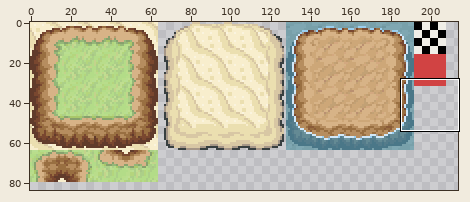
Two states of a sprite sheet, assets/tileset.png. Above, an overview of the earlier version with the close-up marked.
Close-up. Before the edit:
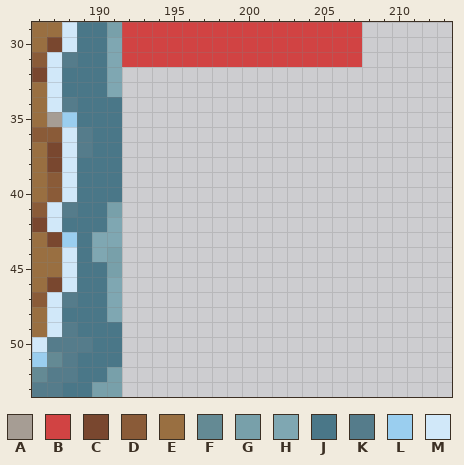
The file is 301x305 pixels. Colours within 5 levels of each other are drawn and written as one. Shown: x 186..213, y 29..53. The wide view leaves out empty margins.
Palette (. is transparent): A #a69d94  B #d14343  C #79472f  D #8a5b38  E #996f41  F #648a94  G #78a0aa  H #7fa7b2  J #4a7788  K #557c8b  L #9aceef  M #d1e8f9
Pixels before, first column x 186:
29 EEMJJGBBBBBBBBBBBBBBBB
30 ECMJJHBBBBBBBBBBBBBBBB
31 DMKJJHBBBBBBBBBBBBBBBB
32 CMJJJH................
33 EMJJJH................
34 EMKJJJ................
35 EALJJJ................
36 DDMKJJ................
37 ECMKJJ................
38 ECMJJJ................
39 EDMJJJ................
40 EDMJJJ................
41 DMKJJG................
42 CMJJJH................
43 ECLJHH................
44 EEMJHG................
45 EEMJJG................
46 ECMJJH................
47 DMKJJH................
48 EMJJJH................
49 EMKJJJ................
50 MKKKJJ................
51 LFKJJJ................
52 FKKJJG................
53 KKJJGG................
The result:
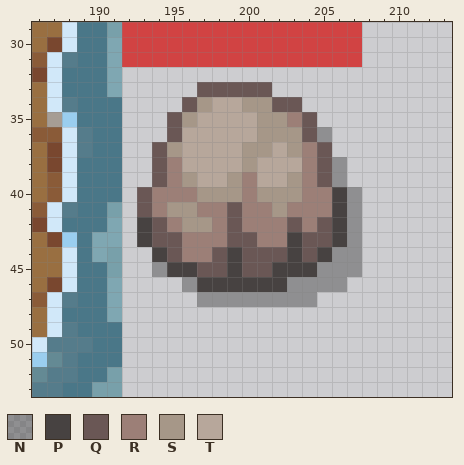
Colours new in this view: N #0000004d  P #474241  Q #6a5755  R #9c7f77  S #a69788  T #b7a79b
From old to new:
Changed rows in their new state; - is an unchanged pixel.
first column x 193:
33 ----QQQQQ------
34 ---QSTTSSQQ----
35 --QSTTTTSSRQ---
36 --QTTTTTSSSQN--
37 -QSTTTTSSTSRQ--
38 -QRTTTTSTTTRQN-
39 -QRSTTSRTTSRQN-
40 QRRRSSSRSSSRRPN
41 QRSSRRQRRSRRRPN
42 PQRSSRQRRRQRQPN
43 PQQRRRQQRRPQQPN
44 -PQRRQPQQQPQPNN
45 -NPPQQPQQPPPNNN
46 ---NPPPPPPNNNN-
47 ----NNNNNNNN---
Boxes around the changes in both close-ups, in picture pixels (x1, y1, x2, y2):
added: (137, 82, 362, 307)
